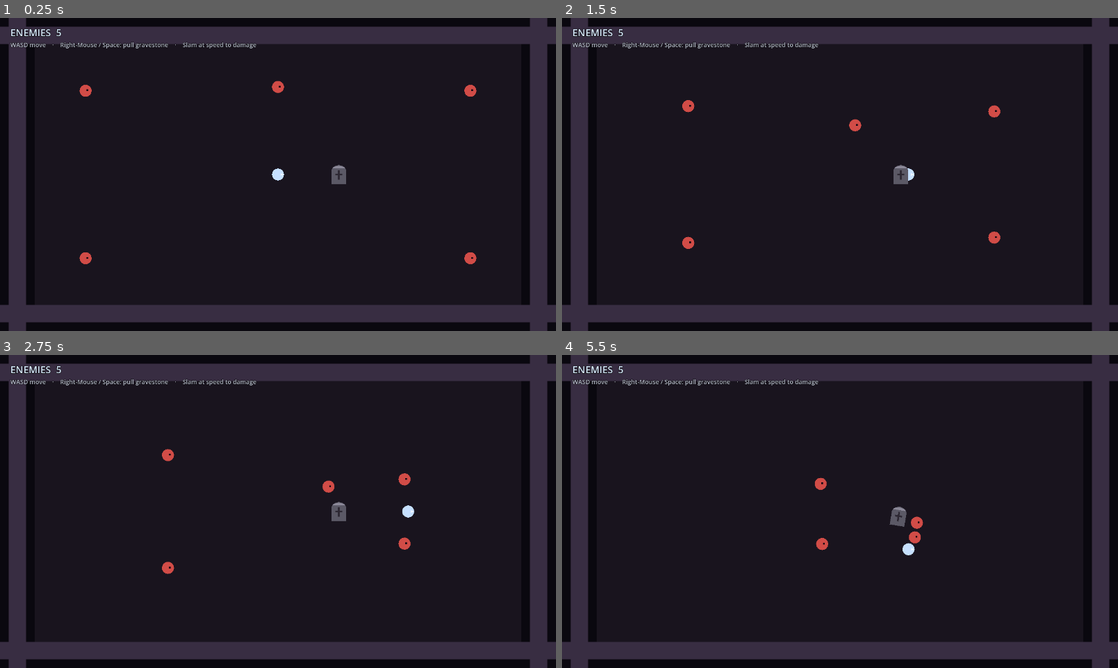
Above: before the commit, frames 1-4 (two rows, left to right).
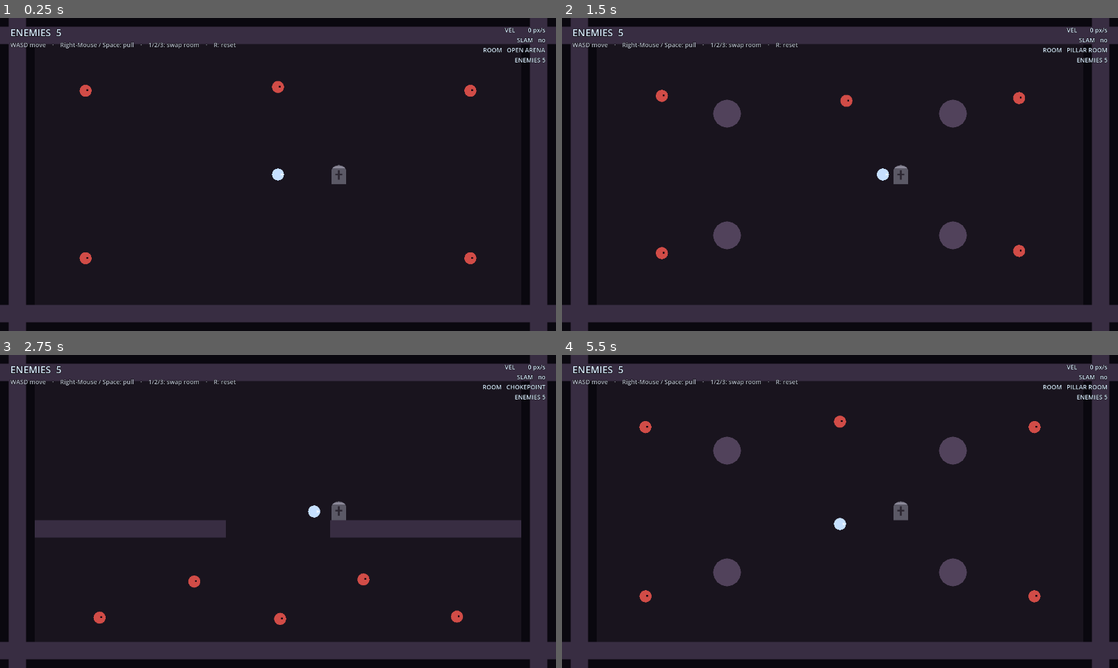
Above: after the commit, the same moments.

Repository: alitaghva1/ethera
Game: Godot game, scene res://scenes/prototype/physics_toy_room.tscn
The game is run twice, just before and just after one commit, with the same random seed, the same clock (stepped at 60 frames per second) and the same inputs.
Inputs (mouse positions are in pixels of both pictures, inside the frame that each line leads up to):
- Up to frame 1 (0.25 s): no input
- Up to frame 2 (1.5 s): tap Enter at 0.5 s; move the mouse to (962, 158) at 0.52 s; hold D (move_right) 0.53-1.25 s; tap 1 at 0.6 s; click (962, 158) at 0.67 s; tap 2 at 0.8 s; drag from (728, 190) to (812, 237) at 1.27 s
- Up to frame 3 (2.75 s): move the mouse to (333, 442) at 2.02 s; hold D (move_right) from 2.03 s (still down); tap 3 at 2.1 s; click (333, 442) at 2.17 s; tap R at 2.3 s
- Up to frame 4 (5.5 s): release D (move_right) at 2.75 s; drag from (812, 574) to (673, 464) at 2.77 s; move the mouse to (1006, 558) at 3.52 s; press the mouse at (1006, 558) at 3.53 s; hold A (move_left) 3.53-4.25 s; tap 2 at 3.8 s; release the mouse at (1006, 558) at 4.25 s; drag from (673, 464) to (756, 433) at 4.27 s; move the mouse to (867, 511) at 5.02 s; hold S (move_down) from 5.03 s (still down); tap Shift (dash_strike) at 5.1 s; click (867, 511) at 5.17 s; tap R at 5.3 s

The runs differ from the first frame. In frame 1, 0.4% of the frame differs, in the area x 24-99%, y 3-15%; in frame 2, 2.6%; in frame 3, 4.9%, in the area x 6-99%, y 3-87%; in frame 4, 2.7%.

Commit message:
feat(prototype): three test rooms + debug panel — Open / Pillar / Chokepoint
The user's question shifts from "is the gravestone fun in an empty
arena" to "does it stay fun under different room geometry." Three
room layouts hot-swap on 1/2/3 keys; R resets the current room.

Architecture: ONE scene, one ObstacleLayer node. Switching rooms
clears + programmatically rebuilds obstacles in that layer. No new
scenes, no new scripts, no procgen — just an enum dispatch plus two
layout builders (_build_pillar, _build_wall_slab) in the existing
controller.

Room types:
  • OPEN_ARENA (1) — empty rectangle, baseline. Tests raw movement
    + pull + release + damage threshold.
  • PILLAR_ROOM (2) — 4 circular pillars (radius 32) at the corners
    of an inner rectangle, center fully open. Tests ricochet, tether
    wrapping, gravestone getting caught, using cover.
  • CHOKEPOINT (3) — one interior horizontal wall split at y=400
    with a 240-px gap at center. Enemies spawn below the wall and
    funnel up through the gap; hero starts above. Tests defensive
    use — parking the gravestone in the doorway.

Spawn points are per-room: OPEN + PILLAR share corner spawns;
CHOKEPOINT spawns all 5 chasers below the wall so funneling is
forced.

Debug panel (top-right Label, updated each frame):
  VEL     <px/s>      gravestone linear velocity magnitude
  SLAM    YES / no    above MIN_DAMAGE_VEL (260 px/s) threshold
  ROOM    <label>     OPEN ARENA / PILLAR ROOM / CHOKEPOINT
  ENEMIES <n>         alive chaser count (excludes mid-fade corpses)

Reset (R): wipes all chasers (including mid-fade), cancels any in-
flight hit-stop, homes the hero to (640, 360) and the gravestone to
(780, 360) with zero velocity, respawns the wave on next idle tick.

Input handling: _input(event) reads physical_keycode for KEY_1/2/3/R
directly. No new InputMap actions (per the "do not add new systems"
constraint).

Files changed:
  scenes/prototype/physics_toy_room.tscn  — adds ObstacleLayer node +
                                             DebugPanel UI Label
  scripts/prototype/physics_toy_room.gd   — adds RoomType enum, layout
                                             builders, key handler,
                                             debug panel updater, entity
                                             reset. ~150 → ~280 lines.
  scripts/prototype/README_PROTOTYPE.md   — controls table updated,
                                             room layouts + debug
                                             panel sections added,
                                             "Where to tune" reference
                                             section listing every
                                             knob with its file location.

Co-Authored-By: Claude Opus 4.7 (1M context) <noreply@anthropic.com>

Diff:
--- a/slime-depths-godot/scenes/prototype/physics_toy_room.tscn
+++ b/slime-depths-godot/scenes/prototype/physics_toy_room.tscn
@@ -89,6 +89,11 @@
 [node name="CursedGravestone" parent="." instance=ExtResource("3_grav")]
 position = Vector2(780, 360)
 
+; Programmatic obstacles (pillars, chokepoint slabs) get added here
+; when the room type switches. Cleared and re-populated by
+; PhysicsToyRoom._build_room.
+[node name="ObstacleLayer" type="Node2D" parent="."]
+
 [node name="EnemyLayer" type="Node2D" parent="."]
 
 ; ── UI: just two labels (enemies counter + control hint) ─────────────
@@ -115,4 +120,21 @@
 theme_override_colors/font_color = Color(0.72, 0.74, 0.80, 1.0)
 theme_override_colors/font_outline_color = Color(0, 0, 0, 0.85)
 theme_override_constants/outline_size = 3
-text = "WASD move    ·    Right-Mouse / Space: pull gravestone    ·    Slam at speed to damage"
+text = "WASD move    ·    Right-Mouse / Space: pull    ·    1/2/3: swap room    ·    R: reset"
+
+; Debug panel — top-right corner. Multi-line. Updated every _process
+; tick by PhysicsToyRoom._update_debug_panel(). Monospace-ish look
+; via font_size 14 + outline; sufficient for the 4 readouts.
+[node name="DebugPanel" type="Label" parent="UI"]
+anchor_left = 1.0
+anchor_right = 1.0
+offset_left = -260.0
+offset_top = 18.0
+offset_right = -24.0
+offset_bottom = 160.0
+horizontal_alignment = 2
+theme_override_font_sizes/font_size = 14
+theme_override_colors/font_color = Color(0.85, 0.92, 1.0, 1.0)
+theme_override_colors/font_outline_color = Color(0, 0, 0, 0.95)
+theme_override_constants/outline_size = 3
+text = "VEL    --\nSLAM   --\nROOM   --\nENEMIES --"
--- a/slime-depths-godot/scripts/prototype/physics_toy_room.gd
+++ b/slime-depths-godot/scripts/prototype/physics_toy_room.gd
@@ -1,28 +1,44 @@
 # PhysicsToyRoom — root scene controller for the physics-tether
-# prototype. Owns the hero, the gravestone, the enemy layer, and the
-# impact-feedback pipeline (hit-stop + shake + particles + audio).
-#
-# Single-screen 1280×720 rectangle. Five blob chasers spawn at the
-# corners + top-center; when the count hits 0, a new wave spawns
-# after RESPAWN_DELAY so testing can continue without restarting the
-# scene.
-#
-# Impact feedback runs through:
-#   • Engine.time_scale freeze (HIT_STOP_SCALE for HIT_STOP_TIME real-
-#     seconds). The timer decrements in _process by a fixed 1/60 each
-#     frame so it counts wall-clock time regardless of time_scale —
-#     same trick main.gd uses for its hit-stop timer.
-#   • FX.shake(amp, dur) — reuses the existing FX autoload from the
-#     main project. The autoload walks the current scene for a
-#     Camera2D named "Camera2D", so we have one as a direct child of
-#     this room.
-#   • Events.enemy_hit.emit(world_pos) — fires the existing audio.gd
-#     enemy_hit sting + fx.gd hit_spark spawn. Reusing the bus rather
-#     than building local audio/FX keeps this scene under 100 lines.
-#
-# The audio "placeholder" is the existing enemy_hit beep (audio.gd
-# generates it procedurally — no asset needed). That's enough to
-# answer "does the slam feel satisfying with sound?"
+# prototype. Owns the hero, the gravestone, the enemy layer, the
+# impact-feedback pipeline (hit-stop + shake + particles + audio),
+# and (added this iteration) a room-type switcher with three layouts
+# for testing the gravestone mechanic under different geometry.
+#
+# Room types (hot-swap via debug keys 1 / 2 / 3, reset via R):
+#
+#   OPEN_ARENA      Empty rectangle. Tests raw movement, pull,
+#                   release, swing, and damage threshold.
+#
+#   PILLAR_ROOM     4 static circular pillars in an inner square.
+#                   Tests ricochet, wrapping the tether around an
+#                   obstacle, gravestone getting caught, and using
+#                   the obstacle as cover.
+#
+#   CHOKEPOINT      One interior horizontal wall split into two
+#                   slabs with a 240-px gap at center. Enemies
+#                   spawn below; hero starts above. Tests using the
+#                   gravestone defensively as a battering ram in
+#                   the doorway.
+#
+# Architecture choice: one scene, one ObstacleLayer node. Switching
+# rooms clears + rebuilds the ObstacleLayer programmatically. No new
+# scenes, no new scripts — the room types are just different layout
+# functions plus a state enum.
+#
+# Impact feedback pipeline runs through:
+#   • Engine.time_scale freeze (HIT_STOP_SCALE for HIT_STOP_TIME
+#     real-seconds). Timer decrements by 1/60 per frame so it
+#     measures wall-clock time regardless of time_scale.
+#   • FX.shake(amp, dur) — reuses the existing FX autoload.
+#   • Events.enemy_hit.emit — fires audio.gd's enemy_hit beep AND
+#     fx.gd's HIT_SPARK particle burst (both already subscribed in
+#     the main project).
+#
+# Debug panel (top-right, multi-line Label) updates each frame with:
+#   VEL      gravestone linear velocity in px/s
+#   SLAM     "YES" / "no" — above MIN_DAMAGE_VEL threshold
+#   ROOM     current room type label
+#   ENEMIES  alive enemy count (excludes corpses mid-fade)
 extends Node2D
 
 const ENEMY_SCENE: PackedScene = preload("res://scenes/prototype/blob_chaser.tscn")
@@ -36,70 +52,160 @@
 const RESPAWN_DELAY: float = 1.5
 
 # ── Shake mapping (impact_vel → camera amp) ──────────────────────────
-# A min-velocity hit (260 px/s) → amp ~9. A peak hit (~600 px/s) → 21
-# but capped at 18 so the screen doesn't go nauseous on heavy slams.
 const SHAKE_PER_VEL: float = 0.035
 const SHAKE_MAX: float = 18.0
 const SHAKE_DUR: float = 0.18
 
-# Base-typed (not class_name'd) because Godot 4's class_name registration
-# is order-dependent on first project load — strong-typing across files
-# can hit "Could not find type 'X' in scope" on a fresh boot. Each of
-# these duck-types into the prototype-specific surface:
-#   hero:        reads .pulling (ToyHero)
-#   gravestone:  writes .player_path (CursedGravestone)
-#   enemy_layer: standard Node2D
-@onready var hero: CharacterBody2D = $ToyHero
-@onready var gravestone: RigidBody2D = $CursedGravestone
-@onready var enemy_layer: Node2D = $EnemyLayer
-@onready var enemies_left_label: Label = $UI/EnemiesLeft
-
-var _hit_stop_timer: float = 0.0
-var _respawn_pending: bool = false
-
-# Spawn positions for the 5 chasers. Hand-picked to be at the room
-# corners + top-center so the player has to move to engage all of
-# them — no single safe spot at room start.
-var _spawn_points: Array[Vector2] = [
+# ── Reset / spawn anchor points ──────────────────────────────────────
+const HERO_HOME: Vector2 = Vector2(640, 360)
+const GRAVESTONE_HOME: Vector2 = Vector2(780, 360)
+
+# Mirror of CursedGravestone.MIN_DAMAGE_VEL. Duplicated here so the
+# debug panel can show the threshold every frame without taking a
+# cross-file class_name dependency (see toy_hero.gd / cursed_gravestone.gd
+# header notes — Godot 4's class_name registration is order-dependent
+# on first project load).
+const DEBUG_DAMAGE_VEL_THRESHOLD: float = 260.0
+
+# ── Pillar layout (PILLAR_ROOM) ──────────────────────────────────────
+# 4 pillars at the corners of an inner rectangle. Center stays open
+# so the hero + gravestone have room to maneuver. Radius 32 px gives
+# the gravestone (~44 px tall) something to wrap around without
+# letting tiny chasers (28 px) get stuck on them.
+const PILLAR_RADIUS: float = 32.0
+const PILLAR_POSITIONS: Array[Vector2] = [
+	Vector2(380, 220),
+	Vector2(900, 220),
+	Vector2(380, 500),
+	Vector2(900, 500),
+]
+
+# ── Chokepoint layout (CHOKEPOINT) ───────────────────────────────────
+# Single horizontal interior wall at y=400, split into two slabs with
+# a 240-px gap at x=520..760. Enemies spawn below the wall; the hero
+# above. Forces funneling.
+const CHOKEPOINT_WALL_Y: float = 400.0
+const CHOKEPOINT_WALL_HEIGHT: float = 40.0
+const CHOKEPOINT_LEFT_CENTER: Vector2 = Vector2(300, 400)
+const CHOKEPOINT_LEFT_SIZE: Vector2 = Vector2(440, 40)
+const CHOKEPOINT_RIGHT_CENTER: Vector2 = Vector2(980, 400)
+const CHOKEPOINT_RIGHT_SIZE: Vector2 = Vector2(440, 40)
+
+# ── Spawn points per room type ───────────────────────────────────────
+const SPAWN_OPEN_OR_PILLAR: Array[Vector2] = [
 	Vector2(180, 160),
 	Vector2(1100, 160),
 	Vector2(180, 560),
 	Vector2(1100, 560),
 	Vector2(640, 140),
 ]
+# All 5 below the chokepoint wall (y > 460) — enemies MUST funnel
+# through the gap to reach the hero up top.
+const SPAWN_CHOKEPOINT: Array[Vector2] = [
+	Vector2(200, 620),
+	Vector2(640, 640),
+	Vector2(1080, 620),
+	Vector2(420, 540),
+	Vector2(860, 540),
+]
+
+# ── Room type state ──────────────────────────────────────────────────
+enum RoomType { OPEN_ARENA, PILLAR_ROOM, CHOKEPOINT }
+var _room_type: RoomType = RoomType.OPEN_ARENA
+
+# ── Visual constants for procedurally-built obstacles ────────────────
+const OBSTACLE_COLOR: Color = Color(0.32, 0.26, 0.36, 1.0)
+const WALL_COLOR: Color = Color(0.22, 0.18, 0.26, 1.0)
+
+# ── Node refs (base-typed; duck-typed at usage — see header) ─────────
+@onready var hero: CharacterBody2D = $ToyHero
+@onready var gravestone: RigidBody2D = $CursedGravestone
+@onready var obstacle_layer: Node2D = $ObstacleLayer
+@onready var enemy_layer: Node2D = $EnemyLayer
+@onready var enemies_left_label: Label = $UI/EnemiesLeft
+@onready var debug_panel: Label = $UI/DebugPanel
+
+var _hit_stop_timer: float = 0.0
+var _respawn_pending: bool = false
 
 func _ready() -> void:
-	# Wire the gravestone's player_path AT RUNTIME using ABSOLUTE
-	# paths. Relative get_path_to() requires both nodes to be in the
-	# tree under a common parent — fine for nodes already in the
-	# .tscn, but fragile if we ever spawn the gravestone dynamically.
-	# Absolute paths work in both cases.
 	gravestone.player_path = hero.get_path()
-	# Defer wave spawn so @onready resolution and the gravestone's
-	# _ready (which reads player_path) both finish before chasers
-	# start trying to chase a not-yet-fully-initialized hero.
+	# Build the default room (OPEN_ARENA = no obstacles) + first wave
+	# on the next idle frame, so @onready resolution finishes and the
+	# gravestone's _ready (which reads player_path) gets a chance to
+	# run before chasers start chasing.
+	_build_room(_room_type)
 	call_deferred("_spawn_wave")
 
+# ── Input: debug room-swap + reset ───────────────────────────────────
+# Direct keycode read via _input rather than Input.is_action_just_pressed
+# so we don't have to register 4 new InputMap actions for debug keys.
+# event.echo guard so holding the key doesn't re-fire each frame.
+func _input(event: InputEvent) -> void:
+	if not (event is InputEventKey):
+		return
+	var ek := event as InputEventKey
+	if not ek.pressed or ek.echo:
+		return
+	match ek.physical_keycode:
+		KEY_1:
+			_switch_room(RoomType.OPEN_ARENA)
+		KEY_2:
+			_switch_room(RoomType.PILLAR_ROOM)
+		KEY_3:
+			_switch_room(RoomType.CHOKEPOINT)
+		KEY_R:
+			_reset_current_room()
+
+func _switch_room(rt: RoomType) -> void:
+	_room_type = rt
+	_build_room(rt)
+	_reset_entities_and_respawn()
+
+# Reset clears entities and respawns the wave WITHOUT rebuilding
+# obstacles. Same room geometry, fresh enemies, hero+gravestone home.
+func _reset_current_room() -> void:
+	_reset_entities_and_respawn()
+
+# ── Per-frame: hit-stop tick + debug panel refresh ───────────────────
 func _process(_delta: float) -> void:
-	# Hit-stop tick. Decrement at 1/60 per FRAME (not delta!) so the
-	# timer measures wall-clock time, not engine time. When time_scale
-	# is 0.06, delta is ~0.001s — counting that would mean the freeze
-	# lasts 16× longer than intended.
 	if _hit_stop_timer > 0.0:
 		_hit_stop_timer -= 1.0 / 60.0
 		if _hit_stop_timer <= 0.0:
 			Engine.time_scale = 1.0
 	_update_label()
+	_update_debug_panel()
 
 func _update_label() -> void:
 	if enemies_left_label == null or enemy_layer == null:
 		return
 	enemies_left_label.text = "ENEMIES  %d" % _alive_enemy_count()
 
-# Count chasers that are NOT in their fade-out animation. The dying
-# chaser stays in the tree for 0.25s while its alpha tweens; for
-# the HUD readout we want the "fightable" count, not the tree count.
-# Dynamic property access avoids a class_name dependency on BlobChaser.
+func _update_debug_panel() -> void:
+	if debug_panel == null:
+		return
+	var v: float = 0.0
+	if gravestone != null:
+		v = gravestone.linear_velocity.length()
+	var slam_flag: String = "YES" if v >= DEBUG_DAMAGE_VEL_THRESHOLD else "no"
+	debug_panel.text = (
+		"VEL    %5.0f px/s\n" +
+		"SLAM   %s\n" +
+		"ROOM   %s\n" +
+		"ENEMIES %d"
+	) % [v, slam_flag, _room_type_label(_room_type), _alive_enemy_count()]
+
+func _room_type_label(rt: RoomType) -> String:
+	match rt:
+		RoomType.OPEN_ARENA:
+			return "OPEN ARENA"
+		RoomType.PILLAR_ROOM:
+			return "PILLAR ROOM"
+		RoomType.CHOKEPOINT:
+			return "CHOKEPOINT"
+	return "?"
+
+# Count chasers that are NOT in their fade-out animation.
 func _alive_enemy_count() -> int:
 	var n: int = 0
 	for child in enemy_layer.get_children():
@@ -107,42 +213,122 @@
 			n += 1
 	return n
 
+# ── Room-build dispatch ──────────────────────────────────────────────
+func _build_room(rt: RoomType) -> void:
+	_clear_obstacles()
+	match rt:
+		RoomType.OPEN_ARENA:
+			pass  # empty rectangle — no obstacles to build
+		RoomType.PILLAR_ROOM:
+			for p in PILLAR_POSITIONS:
+				_build_pillar(p, PILLAR_RADIUS)
+		RoomType.CHOKEPOINT:
+			_build_wall_slab(CHOKEPOINT_LEFT_CENTER, CHOKEPOINT_LEFT_SIZE)
+			_build_wall_slab(CHOKEPOINT_RIGHT_CENTER, CHOKEPOINT_RIGHT_SIZE)
+
+func _clear_obstacles() -> void:
+	for child in obstacle_layer.get_children():
+		child.queue_free()
+
+# Build one circular pillar at `pos`. Layer 1 (world), mask 0
+# (static — doesn't notice anyone, everyone notices it).
+func _build_pillar(pos: Vector2, radius: float) -> void:
+	var body := StaticBody2D.new()
+	body.position = pos
+	body.collision_layer = 1
+	body.collision_mask = 0
+	var shape_node := CollisionShape2D.new()
+	var shape := CircleShape2D.new()
+	shape.radius = radius
+	shape_node.shape = shape
+	body.add_child(shape_node)
+	var visual := Polygon2D.new()
+	var pts := PackedVector2Array()
+	for i in range(16):
+		var a: float = (float(i) / 16.0) * TAU
+		pts.append(Vector2(cos(a), sin(a)) * radius)
+	visual.polygon = pts
+	visual.color = OBSTACLE_COLOR
+	body.add_child(visual)
+	obstacle_layer.add_child(body)
+
+# Build one rectangular wall slab. Layer 1 / mask 0, same as the
+# exterior walls in the .tscn — gravestone + enemies both collide.
+func _build_wall_slab(center: Vector2, size: Vector2) -> void:
+	var body := StaticBody2D.new()
+	body.position = center
+	body.collision_layer = 1
+	body.collision_mask = 0
+	var shape_node := CollisionShape2D.new()
+	var shape := RectangleShape2D.new()
+	shape.size = size
+	shape_node.shape = shape
+	body.add_child(shape_node)
+	var visual := Polygon2D.new()
+	var hw: float = size.x * 0.5
+	var hh: float = size.y * 0.5
+	visual.polygon = PackedVector2Array([
+		Vector2(-hw, -hh), Vector2(hw, -hh),
+		Vector2(hw, hh), Vector2(-hw, hh),
+	])
+	visual.color = WALL_COLOR
+	body.add_child(visual)
+	obstacle_layer.add_child(body)
+
+# ── Entity reset / wave spawn ────────────────────────────────────────
+func _reset_entities_and_respawn() -> void:
+	# Cancel any in-flight hit-stop so the reset isn't sluggish.
+	Engine.time_scale = 1.0
+	_hit_stop_timer = 0.0
+	# Wipe all chasers (including mid-fade corpses).
+	for child in enemy_layer.get_children():
+		child.queue_free()
+	_respawn_pending = false
+	# Reset hero + gravestone.
+	if hero != null:
+		hero.global_position = HERO_HOME
+		hero.velocity = Vector2.ZERO
+	if gravestone != null:
+		gravestone.global_position = GRAVESTONE_HOME
+		gravestone.linear_velocity = Vector2.ZERO
+		gravestone.angular_velocity = 0.0
+	# Respawn the wave on the next idle tick so queue_free of the old
+	# chasers can flush first (otherwise our spawn count might
+	# briefly include corpses).
+	call_deferred("_spawn_wave")
+
 func _spawn_wave() -> void:
+	var points: Array[Vector2] = _spawn_points_for_current_room()
 	for i in range(ENEMIES_PER_WAVE):
-		var pos: Vector2 = _spawn_points[i % _spawn_points.size()]
+		var pos: Vector2 = points[i % points.size()]
 		_spawn_blob(pos)
+
+func _spawn_points_for_current_room() -> Array[Vector2]:
+	match _room_type:
+		RoomType.CHOKEPOINT:
+			return SPAWN_CHOKEPOINT
+		_:
+			# Open arena AND pillar room share corner spawns. Pillars
+			# are inside the rectangle, so spawn-corner pathing around
+			# them tests the "chasers navigate obstacles" case.
+			return SPAWN_OPEN_OR_PILLAR
 
 func _spawn_blob(pos: Vector2) -> void:
 	var blob: Node = ENEMY_SCENE.instantiate()
 	if blob is CharacterBody2D:
 		(blob as CharacterBody2D).global_position = pos
-	# Use the hero's ABSOLUTE path. The blob isn't in the tree until
-	# add_child below — get_path_to (relative) would fail with "no
-	# common parent." set() before add_child means blob._ready (which
-	# resolves the path) sees a populated NodePath on first tick.
 	blob.set("player_path", hero.get_path())
 	enemy_layer.add_child(blob)
 
 # ── Hit-feedback API (called by BlobChaser.take_hit) ─────────────────
 func on_gravestone_impact(world_pos: Vector2, impact_vel: float) -> void:
-	# Hit-stop: freeze the world for a tactile beat. Overwrites any
-	# in-flight stop so consecutive slams always land at the new
-	# scale (rather than the smaller of the two).
 	Engine.time_scale = HIT_STOP_SCALE
 	_hit_stop_timer = HIT_STOP_TIME
-	# Camera shake scaled by impact velocity. Capped so a max-velocity
-	# slam doesn't shake the screen into nausea.
 	FX.shake(min(impact_vel * SHAKE_PER_VEL, SHAKE_MAX), SHAKE_DUR)
-	# Fires audio.gd's enemy_hit beep AND fx.gd's HIT_SPARK particle
-	# burst — both subscribed to Events.enemy_hit in the main project.
-	# Reusing the bus means we don't duplicate audio gen + particle
-	# spawning inside the prototype.
 	Events.enemy_hit.emit(world_pos)
 
 # Called by BlobChaser._die. Schedules a fresh wave if this kill
-# emptied the room. The (child_count - 1) accounts for the dying
-# chaser still being in the tree at this exact moment (queue_free is
-# deferred + the fade-out tween runs first).
+# emptied the room.
 func on_enemy_killed(_blob: Node) -> void:
 	if _respawn_pending:
 		return
@@ -150,9 +336,6 @@
 	if remaining > 0:
 		return
 	_respawn_pending = true
-	# Process-true timer so the wait clears even during a hit-stop
-	# (time_scale = 0.06 would otherwise stretch a 1.5s real-second
-	# delay to 25 seconds of player wait).
 	await get_tree().create_timer(RESPAWN_DELAY, true, false, true).timeout
 	_respawn_pending = false
 	_spawn_wave()
Not shown, changed: slime-depths-godot/scripts/prototype/README_PROTOTYPE.md
